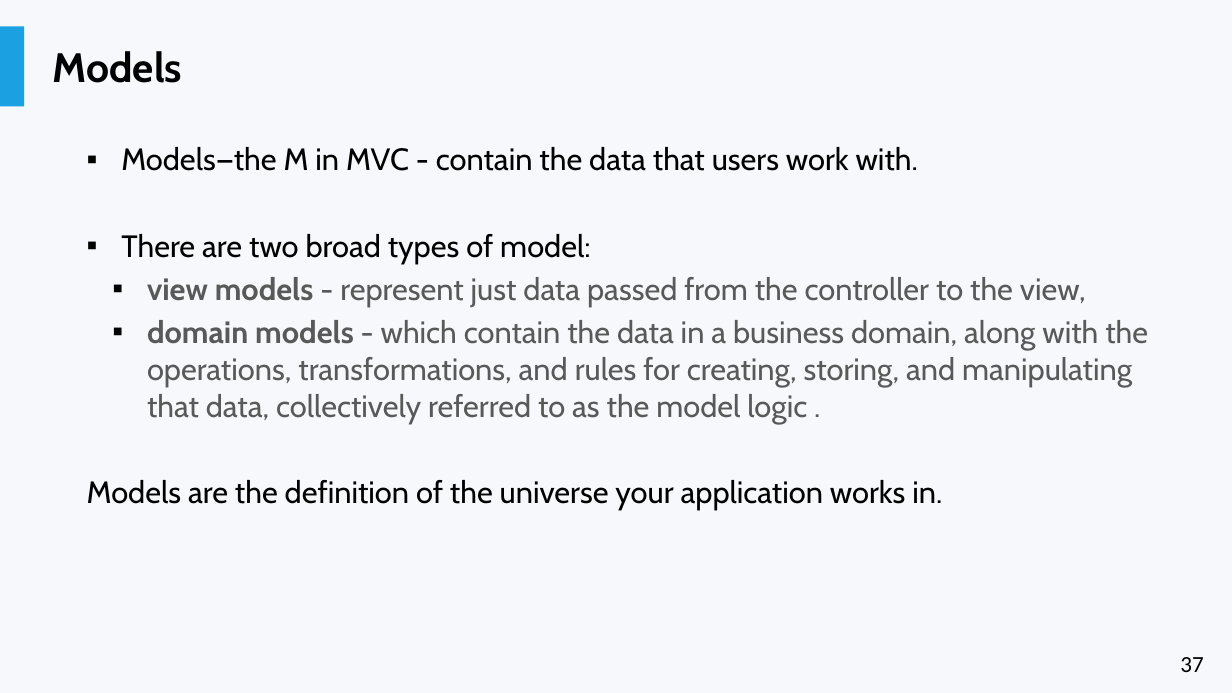
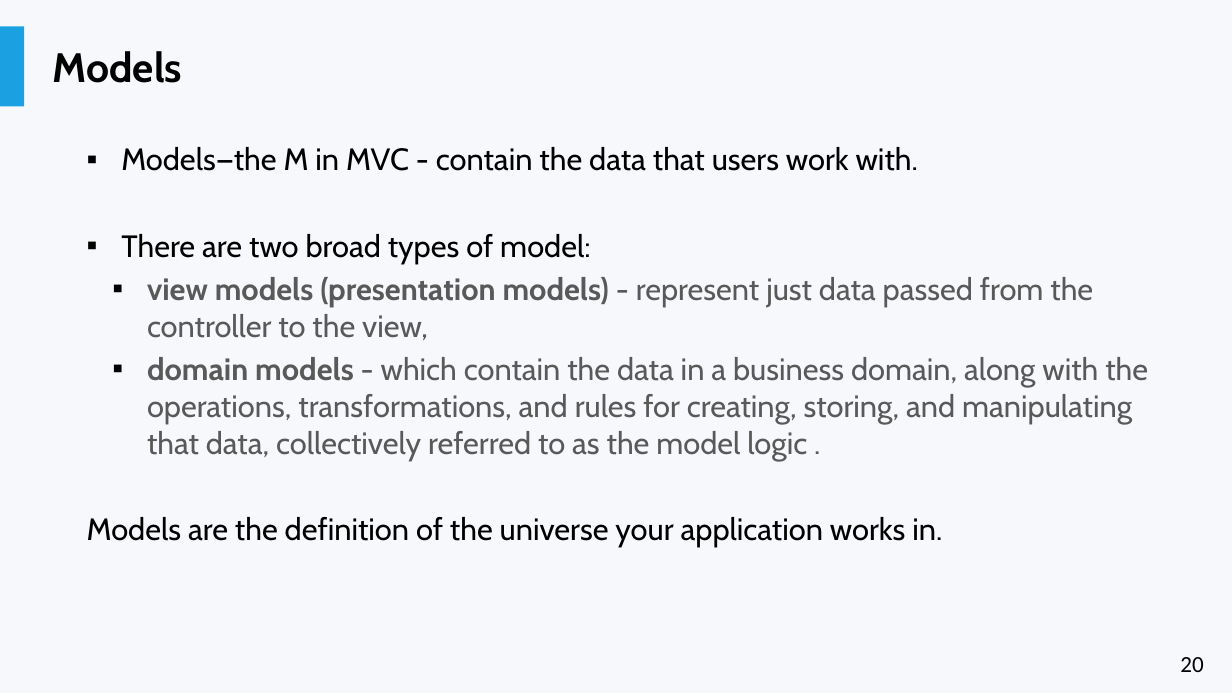
Before and after one commit to liviucotfas/ase-web-and-cloud-applications-security, a slide deck: slide 20 of Presentation ASPNET MVC Core - Part I.pptx (slide 37 before the commit). Drawn at 1232x693 pixels with LibreOffice and Linux fonts; fonts in the diff are those of the drawing. Boxes give left, top, right and bottom in pixels: in the first picture for what was removed or moved away, otherwise in the second. Text is boxed around its words. In the diff, an @@ line names an element or a change of style, - is before the commit and + after.

```diff
--- a/Presentation ASPNET MVC Core - Part I.pptx
+++ b/Presentation ASPNET MVC Core - Part I.pptx
@@ text at (147,277,1093,340): text changed @@
-  ▪ view models - represent just data passed from the controller to the view,
+  ▪ view models (presentation models) - represent just data passed from the controller to the view,
@@ page number at (1180,657,1203,672): text changed @@
-37
+20
```
Also in this commit, not shown: 17 other slides changed, 2 slides removed, 4 other files.
